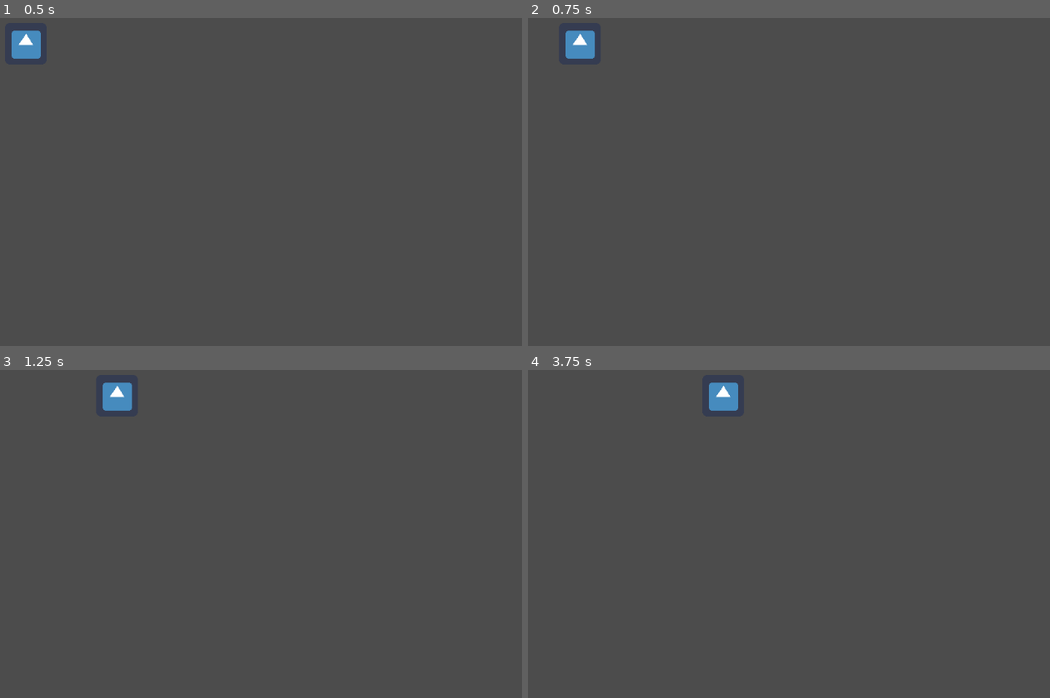
Above: before the commit, frames 1-4 (two rows, left to right).
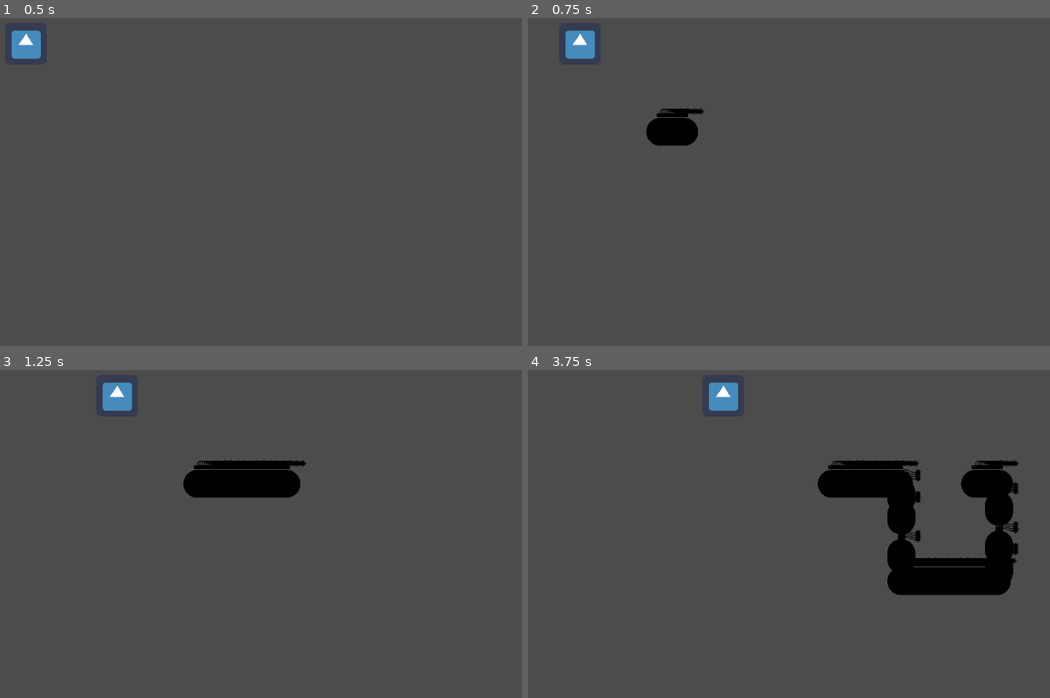
Above: after the commit, the same moments.

Repository: DominikWolek/bomber-game
Game: Godot game, scene res://Player.tscn
Two runs of this game, one before a commit and one after it. Both use one fixed random seed, a clock stepped at 60 frames per second and the inputs below. The engine's default icon, where the game draws it, is replaced by a stand-in: a white triangle on a blue panel in a dark square.
Inputs:
- Up to frame 1 (0.5 s): no input
- Up to frame 2 (0.75 s): tap Enter at 0.5 s; hold Right (ui_right) from 0.53 s (still down); hold Space (ui_select) from 0.53 s (still down)
- Up to frame 3 (1.25 s): keep holding Right (ui_right); keep holding Space (ui_select)
- Up to frame 4 (3.75 s): release Right (ui_right) at 1.28 s; release Space (ui_select) at 1.28 s; hold Down (ui_down) 1.28-2.03 s; tap Space (ui_select) at 1.35, 1.52, 1.82, 2.85, 3.02, 3.32 s; hold Right (ui_right) 2.03-2.78 s; hold Space (ui_select) 2.03-2.78 s; hold Up (ui_up) 2.78-3.53 s; hold Left (ui_left) from 3.53 s (still down); hold Space (ui_select) from 3.53 s (still down)

Frame 1 is identical in both runs. In frame 2, 0.9% of the frame differs, in the area x 22-34%, y 27-39%; in frame 3, 2.3%; in frame 4, 7.3%, in the area x 55-95%, y 27-69%.

Commit message:
Added test object 'bomb'

Diff:
--- /dev/null
+++ b/Bomberman/Bomb.gd
@@ -0,0 +1,20 @@
+extends StaticBody2D
+
+var in_area = []
+var who_planted
+var DMG # odnosnie tego bedzie odpowiednio duzy rozprysk bomby w pionie/poziomie
+var timer = null
+
+func explode():
+	for p in in_area:
+		if (p.has_method("exploded")):
+			p.exploded(who_planted)
+	end()
+
+func end():
+	print("XD")
+	queue_free()
+
+func ready():
+
+	pass
--- /dev/null
+++ b/Bomberman/Bomb.tscn
@@ -0,0 +1,12 @@
+[gd_scene load_steps=3 format=2]
+
+[ext_resource path="res://Bomb.gd" type="Script" id=1]
+[ext_resource path="res://bomba.png" type="Texture" id=2]
+
+[node name="Bomb" type="StaticBody2D"]
+script = ExtResource( 1 )
+
+[node name="Sprite" type="Sprite" parent="."]
+position = Vector2( 32, 32 )
+scale = Vector2( 0.125, 0.125 )
+texture = ExtResource( 2 )
--- a/Bomberman/Player.gd
+++ b/Bomberman/Player.gd
@@ -1,7 +1,7 @@
 extends KinematicBody2D
 
-
-var Hp = 3
+var Name = "nickname"
+var hp = 3
 var maxBombs = 1
 var canPlant = 1
 var canKick = false
@@ -11,6 +11,27 @@
 export (int) var speed = 200
 
 var velocity = Vector2()
+
+func plant_bomb():
+	var bomb = preload("res://Bomb.tscn").instance()
+	bomb.who_planted = Name
+	bomb.DMG = bombDMG
+	bomb.position = position
+	add_child(bomb)
+	var timer = Timer.new()
+	timer.set_one_shot(true)
+	timer.set_wait_time(3)
+	timer.connect("timeout",bomb,"explode")
+	add_child(timer)
+	timer.start()
+
+func exploded(by_who):
+	if isImmortal:
+		return
+	else:
+		isImmortal = true #powinno trwac przez jakis czas a potem przejsc na false
+		hp -= 1
+
 
 func get_input():
 	velocity = Vector2()
@@ -23,8 +44,8 @@
 	if Input.is_action_pressed('ui_up'):
 		velocity.y -= 1
 	velocity = velocity.normalized() * speed
-	if Input.is_action_pressed('ui_select'):
-		print ("XD")
+	if Input.is_action_pressed('ui_select'): #spacja (bomba)
+		plant_bomb()
 
 
 func _physics_process(delta):
